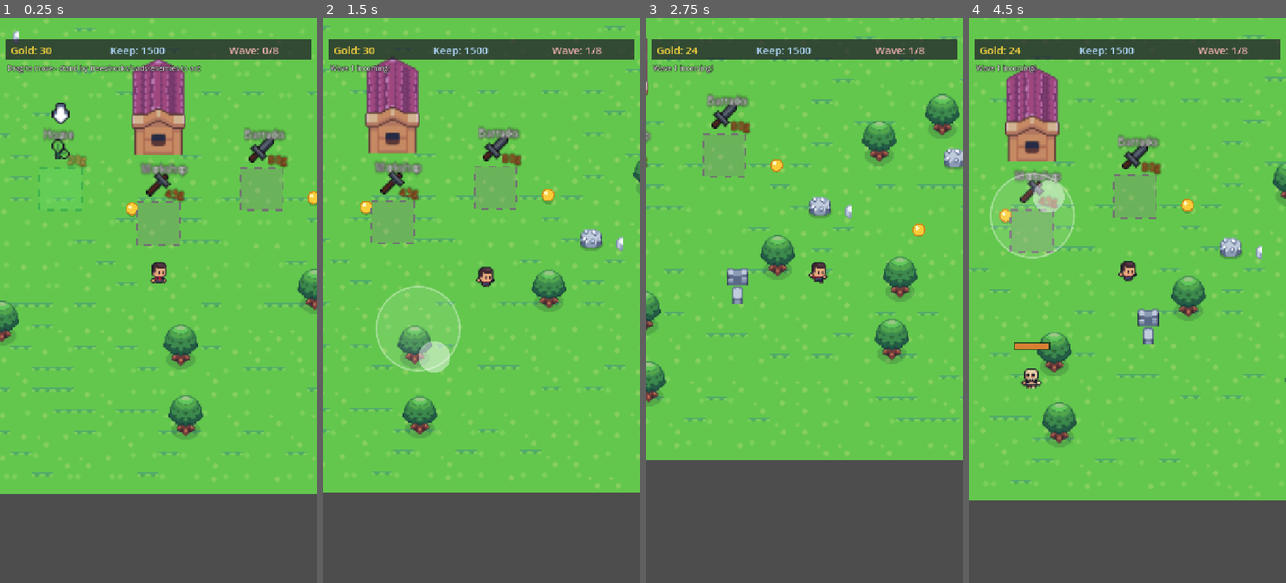
Above: before the commit, frames 1-4 (left to right).
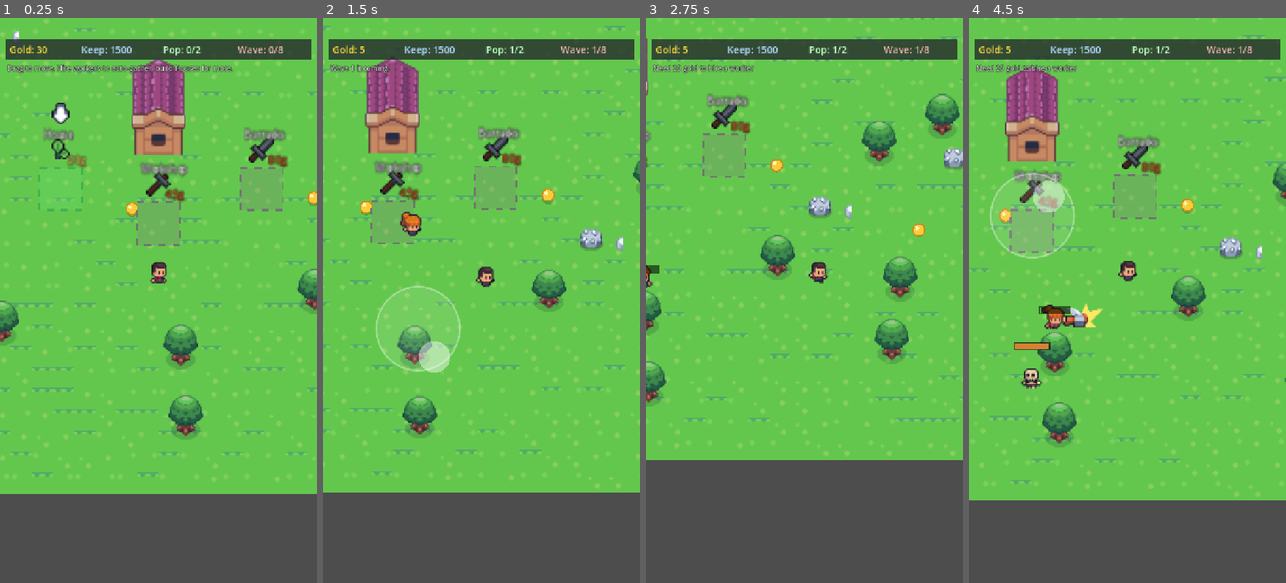
Above: after the commit, the same moments.

Repository: tembugi/town-defender
Game: Godot game, scene res://Main.tscn
Same seed, same stepped clock (60 frames per second), same inputs: the game is played once before the commit and once after it.
Inputs (mouse positions are in pixels of both pictures, inside the frame that each line leads up to):
- Up to frame 1 (0.25 s): no input
- Up to frame 2 (1.5 s): tap Enter at 0.5 s; move the mouse to (551, 272) at 0.52 s; hold D 0.53-1.25 s; tap H at 0.6 s; click (551, 272) at 0.67 s; tap Space at 0.77 s; drag from (418, 328) to (465, 413) at 1.27 s
- Up to frame 3 (2.75 s): move the mouse to (836, 176) at 2.02 s; hold D from 2.03 s (still down); tap F at 2.1 s; tap H at 2.3 s
- Up to frame 4 (4.5 s): release D at 2.75 s; drag from (1111, 413) to (1032, 215) at 2.77 s; move the mouse to (1222, 385) at 3.52 s; hold A 3.53-4.25 s; tap H at 3.6 s; tap Space at 3.77 s; drag from (1032, 215) to (1079, 159) at 4.27 s

The runs differ from the first frame. In frame 1, 1.1% of the frame differs, in the area x 3-90%, y 4-10%; in frame 2, 0.8%; in frame 3, 1.3%; in frame 4, 1.8%, in the area x 2-90%, y 4-63%.

Commit message:
Phase 6: hireable auto-gathering workers + functional buildings
- Worker.gd: hire workers (HIRE WORKER button / H) that loop seek nearest
  resource -> harvest -> carry yield to the Keep -> deposit gold. Layered
  villager with longhair to distinguish from the hero.
- House now raises worker capacity (+3 each); Pop: n/cap shown in HUD.
- Workshop now gives passive gold income (per workshop, every 3s).
- HarvestNode.work() returns whether it depleted so hero drops coins and
  workers carry the yield instead.

Co-Authored-By: Claude Opus 4.8 <noreply@anthropic.com>

Diff:
--- a/scripts/Game.gd
+++ b/scripts/Game.gd
@@ -70,6 +70,13 @@
 
 var pads: Array[BuildPad] = []
 
+# workers / economy
+var workers: Array[Worker] = []
+var worker_cap := 2          # +3 per House built
+var workshops := 0           # each gives passive income
+var workshop_income_t := 0.0
+const HIRE_COST := 25
+
 # combat / defense
 var keep: Wall
 var walls: Array[Wall] = []
@@ -93,6 +100,7 @@
 var lbl_hint: Label
 var lbl_wave: Label
 var lbl_keep: Label
+var lbl_pop: Label
 var btn_start: Button
 var overlay: ColorRect
 var lbl_end: Label
@@ -290,6 +298,16 @@
 	if data.get("smoke", false):
 		_add_smoke(pos + Vector2(6, -rect.size.y + 6))
 
+	# functional effects
+	match type:
+		"house":
+			worker_cap += 3
+			_update_pop()
+			flash_hint("House built - worker capacity +3")
+		"workshop":
+			workshops += 1
+			flash_hint("Workshop built - passive income up")
+
 
 func _add_smoke(pos: Vector2) -> void:
 	var tex := load(SMOKE) as Texture2D
@@ -323,28 +341,35 @@
 
 	lbl_gold = Label.new()
 	lbl_gold.text = "Gold: %d" % gold
-	lbl_gold.position = Vector2(24, 56)
-	lbl_gold.add_theme_font_size_override("font_size", 24)
+	lbl_gold.position = Vector2(22, 56)
+	lbl_gold.add_theme_font_size_override("font_size", 22)
 	lbl_gold.add_theme_color_override("font_color", Color(1, 0.85, 0.25))
 	ui.add_child(lbl_gold)
 
 	lbl_keep = Label.new()
 	lbl_keep.text = "Keep: 1500"
-	lbl_keep.position = Vector2(250, 56)
-	lbl_keep.add_theme_font_size_override("font_size", 24)
+	lbl_keep.position = Vector2(185, 56)
+	lbl_keep.add_theme_font_size_override("font_size", 22)
 	lbl_keep.add_theme_color_override("font_color", Color(0.7, 0.85, 1))
 	ui.add_child(lbl_keep)
 
+	lbl_pop = Label.new()
+	lbl_pop.text = "Pop: 0/%d" % worker_cap
+	lbl_pop.position = Vector2(370, 56)
+	lbl_pop.add_theme_font_size_override("font_size", 22)
+	lbl_pop.add_theme_color_override("font_color", Color(0.75, 1, 0.75))
+	ui.add_child(lbl_pop)
+
 	lbl_wave = Label.new()
 	lbl_wave.text = "Wave: 0/%d" % total_waves
-	lbl_wave.position = Vector2(520, 56)
-	lbl_wave.add_theme_font_size_override("font_size", 24)
+	lbl_wave.position = Vector2(540, 56)
+	lbl_wave.add_theme_font_size_override("font_size", 22)
 	lbl_wave.add_theme_color_override("font_color", Color(0.95, 0.7, 0.7))
 	ui.add_child(lbl_wave)
 
 	# hint sits just under the top bar (the top edge is stable across aspects)
 	lbl_hint = Label.new()
-	lbl_hint.text = "Drag to move - stand by trees/rocks/pads/enemies to act"
+	lbl_hint.text = "Drag to move. Hire workers to auto-gather; build Houses for more."
 	lbl_hint.position = Vector2(16, 102)
 	lbl_hint.add_theme_font_size_override("font_size", 16)
 	lbl_hint.add_theme_color_override("font_color", Color(1, 1, 1, 0.8))
@@ -458,7 +483,8 @@
 		if node != null:
 			face_hero(node.position.x)
 			set_hero_anim("axe" if node.ntype == "tree" else "mining")
-			node.work(delta)
+			if node.work(delta):
+				drop_coins(node.global_position, node.yield_coins)
 		elif moving:
 			set_hero_anim("run")
 		else:
@@ -482,6 +508,17 @@
 	if coin_spawn_timer <= 0.0 and coins.size() < 8:
 		_spawn_coin()
 		coin_spawn_timer = 2.5
+
+	# passive income from workshops
+	if workshops > 0:
+		workshop_income_t -= delta
+		if workshop_income_t <= 0.0:
+			workshop_income_t = 3.0
+			var inc := workshops * 3
+			gold += inc
+			lbl_gold.text = "Gold: %d" % gold
+			if is_instance_valid(keep) and not keep.dead:
+				_coin_popup(keep.global_position + Vector2(0, -44), inc)
 
 	_update_waves(delta)
 	lbl_keep.text = "Keep: %d" % (0 if keep == null or keep.dead else int(keep.hp))
@@ -532,6 +569,50 @@
 		c.scale = Vector2(0.2, 0.2)
 		var tw := create_tween()
 		tw.tween_property(c, "scale", Vector2(1, 1), 0.25).set_trans(Tween.TRANS_BACK).set_ease(Tween.EASE_OUT)
+
+
+# ---------------------------------------------------------------------------
+# Workers (auto-gatherers)
+# ---------------------------------------------------------------------------
+func nearest_node_for_worker(from: Vector2) -> HarvestNode:
+	var best: HarvestNode = null
+	var bestd := INF
+	for n in harvest_nodes:
+		if n.depleted:
+			continue
+		var d := from.distance_to(n.position)
+		if d < bestd:
+			bestd = d
+			best = n
+	return best
+
+
+func hire_worker() -> void:
+	if game_over:
+		return
+	if workers.size() >= worker_cap:
+		flash_hint("Build a House for more workers")
+		return
+	if gold < HIRE_COST:
+		flash_hint("Need %d gold to hire a worker" % HIRE_COST)
+		return
+	spend_gold(HIRE_COST)
+	var w := Worker.new()
+	w.position = keep.global_position + Vector2(randf_range(-24, 24), 24)
+	world.add_child(w)
+	w.setup(self)
+	workers.append(w)
+	_update_pop()
+
+
+func worker_deposit(amount: int, pos: Vector2) -> void:
+	gold += amount
+	lbl_gold.text = "Gold: %d" % gold
+	_coin_popup(pos + Vector2(0, -28), amount)
+
+
+func _update_pop() -> void:
+	lbl_pop.text = "Pop: %d/%d" % [workers.size(), worker_cap]
 
 
 # ---------------------------------------------------------------------------
@@ -733,3 +814,5 @@
 			_place_wall()
 		elif event.keycode == KEY_SPACE:
 			start_wave()
+		elif event.keycode == KEY_H:
+			hire_worker()
--- a/scripts/HarvestNode.gd
+++ b/scripts/HarvestNode.gd
@@ -56,14 +56,18 @@
 	add_child(spr)
 
 
-func work(delta: float) -> void:
+func work(delta: float) -> bool:
+	# advances harvest; returns true on the frame the node is depleted, so the
+	# caller (hero -> drop coins, worker -> carry to keep) can grant the yield.
 	if depleted:
-		return
+		return false
 	progress += delta / work_time
 	spr.position.x = sin(Time.get_ticks_msec() / 35.0) * 0.7   # shake while struck
 	if progress >= 1.0:
 		_deplete()
+		return true
 	queue_redraw()
+	return false
 
 
 func decay(delta: float) -> void:
@@ -78,7 +82,6 @@
 	depleted = true
 	progress = 0.0
 	spr.position.x = 0.0
-	game.drop_coins(global_position, yield_coins)
 	var tw := create_tween()
 	tw.tween_property(spr, "scale", Vector2(0.1, 0.1), 0.3).set_trans(Tween.TRANS_BACK).set_ease(Tween.EASE_IN)
 	tw.tween_callback(func(): spr.visible = false)
--- a/scripts/TouchControls.gd
+++ b/scripts/TouchControls.gd
@@ -19,6 +19,7 @@
 
 var btn_wall: Button
 var btn_wave: Button
+var btn_hire: Button
 
 
 func setup(g: Node) -> void:
@@ -30,11 +31,15 @@
 	mouse_filter = Control.MOUSE_FILTER_IGNORE   # let buttons get touches; joystick uses _unhandled_input
 
 	# anchored to the bottom-right so they hug the real screen edge on any aspect
+	var step := 130.0 + 16.0
 	btn_wave = _make_button("START\nWAVE", 44.0, Color(0.85, 0.45, 0.4))
 	btn_wave.pressed.connect(func(): game.start_wave())
 
-	btn_wall = _make_button("BUILD\nWALL", 44.0 + 130.0 + 16.0, Color(0.45, 0.55, 0.7))
+	btn_wall = _make_button("BUILD\nWALL", 44.0 + step, Color(0.45, 0.55, 0.7))
 	btn_wall.pressed.connect(func(): game._place_wall())
+
+	btn_hire = _make_button("HIRE\nWORKER", 44.0 + step * 2.0, Color(0.45, 0.7, 0.45))
+	btn_hire.pressed.connect(func(): game.hire_worker())
 
 
 func _make_button(text: String, bottom_margin: float, col: Color) -> Button:
--- /dev/null
+++ b/scripts/Worker.gd
@@ -0,0 +1,118 @@
+class_name Worker
+extends Node2D
+
+# An auto-gathering villager. Loops: find nearest resource node -> walk to it ->
+# harvest (axe/pickaxe) -> carry the yield back to the Keep -> deposit gold ->
+# repeat. Layered like the hero but with a different hairstyle (longhair) so
+# you can tell workers apart.
+
+const HC := "res://Assets/Characters/Human/"
+const LAYERS := {
+	"base": {
+		"idle": HC + "IDLE/base_idle_strip9.png", "run": HC + "RUN/base_run_strip8.png",
+		"axe": HC + "AXE/base_axe_strip10.png", "mining": HC + "MINING/base_mining_strip10.png",
+		"carry": HC + "CARRY/base_carry_strip8.png",
+	},
+	"hair": {
+		"idle": HC + "IDLE/longhair_idle_strip9.png", "run": HC + "RUN/longhair_run_strip8.png",
+		"axe": HC + "AXE/longhair_axe_strip10.png", "mining": HC + "MINING/longhair_mining_strip10.png",
+		"carry": HC + "CARRY/longhair_carry_strip8.png",
+	},
+	"tools": {
+		"idle": HC + "IDLE/tools_idle_strip9.png", "run": HC + "RUN/tools_run_strip8.png",
+		"axe": HC + "AXE/tools_axe_strip10.png", "mining": HC + "MINING/tools_mining_strip10.png",
+		"carry": HC + "CARRY/tools_carry_strip8.png",
+	},
+}
+const ANIMS := {"idle": [8.0, true], "run": [11.0, true], "axe": [14.0, true], "mining": [14.0, true], "carry": [11.0, true]}
+const SPEED := 58.0
+
+var game: Node
+var layers: Array[AnimatedSprite2D] = []
+var anim := ""
+var facing := 1.0
+var state := "seek"
+var target: HarvestNode = null
+var carry := 0
+
+
+func setup(g: Node) -> void:
+	game = g
+	z_index = 0
+	for key in ["base", "hair", "tools"]:
+		var files: Dictionary = LAYERS[key]
+		var sf := SpriteFrames.new()
+		for a in files:
+			var d: Array = ANIMS[a]
+			Anim.add_sheet(sf, a, files[a], 96, 64, d[0], d[1])
+		var s := AnimatedSprite2D.new()
+		s.sprite_frames = sf
+		s.offset = Vector2(0, -20)
+		s.play("idle")
+		add_child(s)
+		layers.append(s)
+
+
+func _process(delta: float) -> void:
+	match state:
+		"seek": _seek(delta)
+		"harvest": _harvest(delta)
+		"carry": _carry(delta)
+
+
+func _seek(delta: float) -> void:
+	if target == null or not is_instance_valid(target) or target.depleted:
+		target = game.nearest_node_for_worker(global_position)
+	if target == null:
+		_set_anim("idle")
+		return
+	var to: Vector2 = target.global_position - global_position
+	if to.length() <= 20.0:
+		_set_anim("idle")
+		state = "harvest"
+		return
+	global_position += to.normalized() * SPEED * delta
+	_face(to.x)
+	_set_anim("run")
+
+
+func _harvest(delta: float) -> void:
+	if target == null or not is_instance_valid(target) or target.depleted:
+		state = "seek"
+		return
+	_face(target.global_position.x)
+	_set_anim("axe" if target.ntype == "tree" else "mining")
+	if target.work(delta):
+		carry = target.yield_coins
+		target = null
+		state = "carry"
+
+
+func _carry(delta: float) -> void:
+	if game.keep == null or not is_instance_valid(game.keep) or game.keep.dead:
+		_set_anim("idle")
+		return
+	var to: Vector2 = game.keep.global_position - global_position
+	if to.length() <= 30.0:
+		game.worker_deposit(carry, global_position)
+		carry = 0
+		state = "seek"
+		return
+	global_position += to.normalized() * SPEED * delta
+	_face(to.x)
+	_set_anim("carry")
+
+
+func _set_anim(n: String) -> void:
+	if anim == n:
+		return
+	anim = n
+	for s in layers:
+		s.play(n)
+
+
+func _face(x: float) -> void:
+	if absf(x) > 0.5:
+		facing = signf(x)
+		for s in layers:
+			s.flip_h = facing < 0
Not shown, added: scripts/Worker.gd.uid
